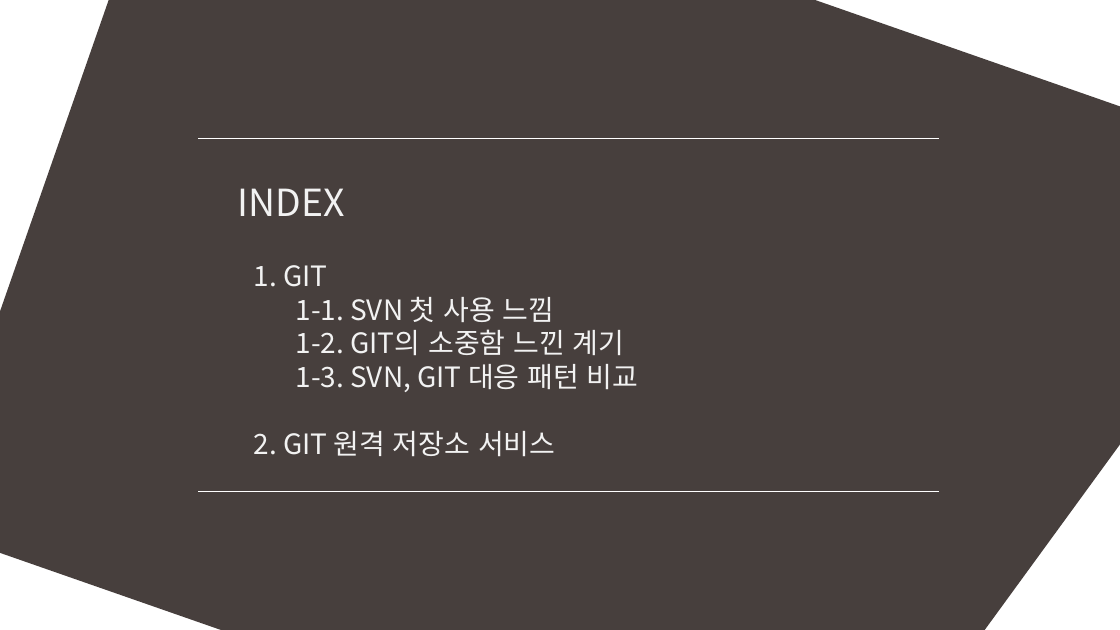
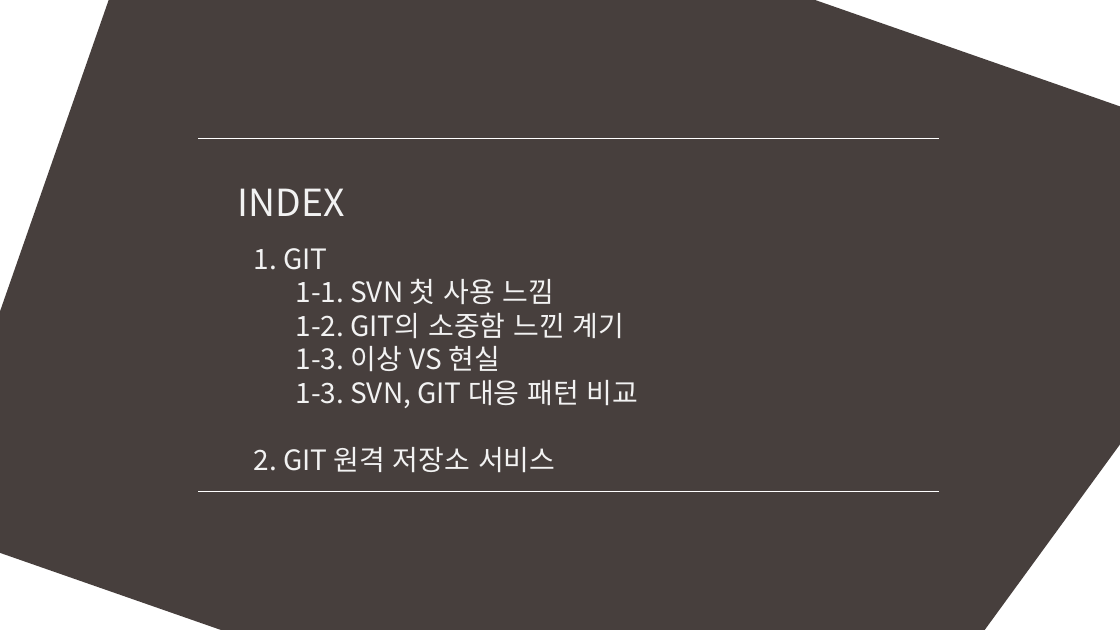
Before and after one commit to MinSikMoon/pptgit, a slide deck: slide 2 of git발표.pptx. Drawn at 1120x630 pixels with LibreOffice and Linux fonts; fonts in the diff are those of the drawing. Boxes give left, top, right and bottom in pixels: in the first picture for what was removed or moved away, otherwise in the second. Text is boxed around its words. In the diff, an @@ line names an element or a change of style, - is before the commit and + after.

```diff
--- a/git발표.pptx
+++ b/git발표.pptx
@@ text "1. GIT": place and size @@
-text "1. GIT" at <box>253,265,639,456</box>
+text "1. GIT" at <box>253,248,639,472</box>
@@ text at <box>296,346,500,371</box>: paragraph added @@
+1-3. 이상 VS 현실
```
Also in this commit, not shown: 4 other slides changed, 4 slides added.
